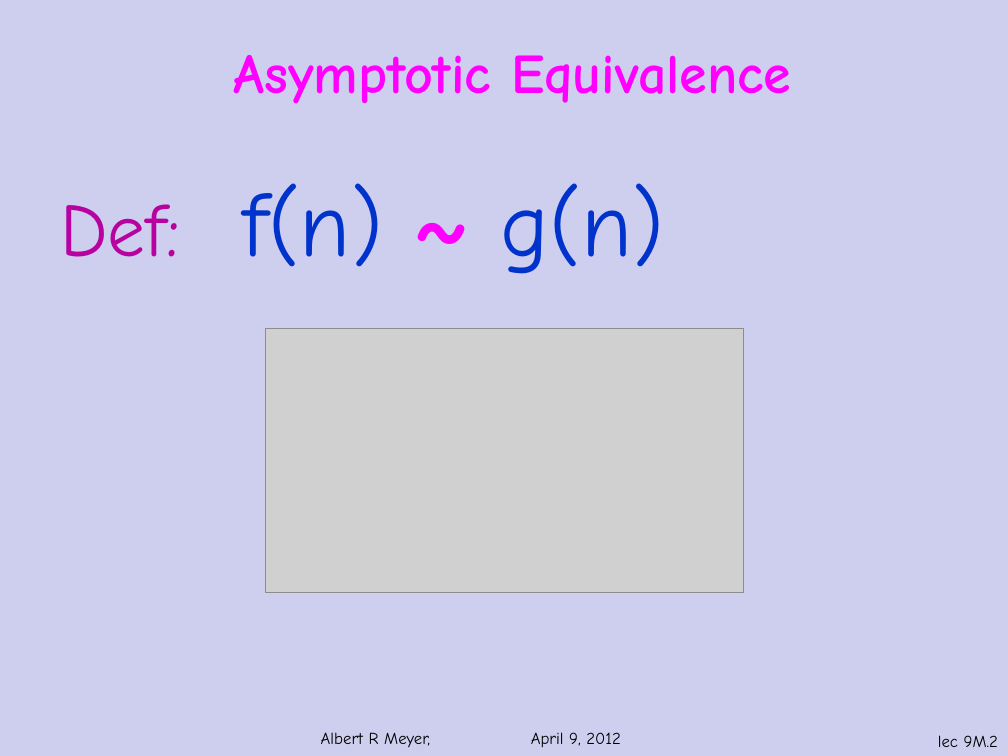
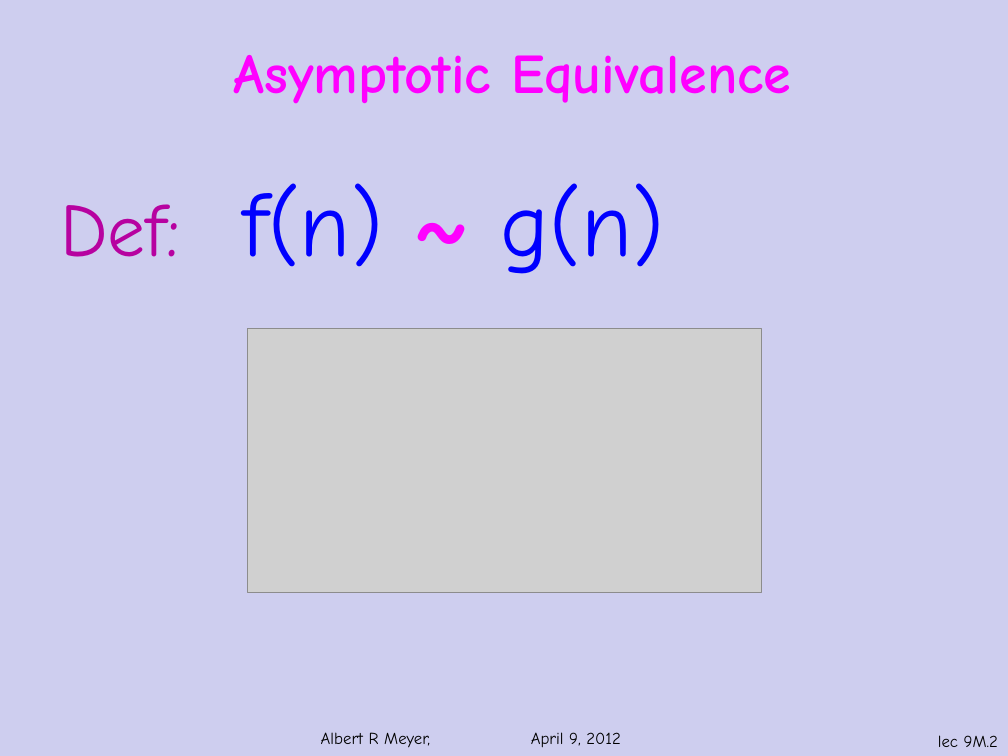
Before and after one commit to armeyer/mcs_web, a slide deck: slide 2 of spring12/slidesS12/asymptotics.pptx. Drawn at 1008x756 pixels with LibreOffice and Linux fonts; fonts in the diff are those of the drawing; grey boxes stand for pictures; background and template pictures are left out. Boxes give left, top, right and bottom in pixels: in the first picture for what was removed or moved away, otherwise in the second. Text is boxed around its words. In the diff, an @@ line names an element or a change of style, - is before the commit and + after.

```diff
--- a/spring12/slidesS12/asymptotics.pptx
+++ b/spring12/slidesS12/asymptotics.pptx
@@ text "Def: f(n) ~ g(n)" at (60,183,665,274): text colour #0033CC to #0000FF in "f(n) g(n)" @@
@@ picture: place and size @@
-picture at (266,329,744,593)
+picture at (248,329,762,593)
```
Also in this commit, not shown: 15 other slides changed.
